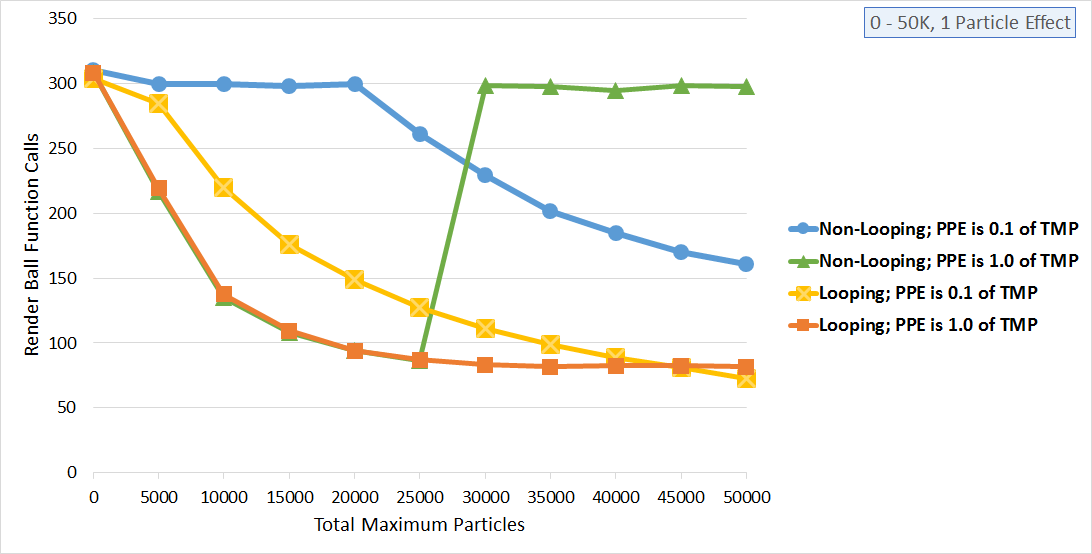
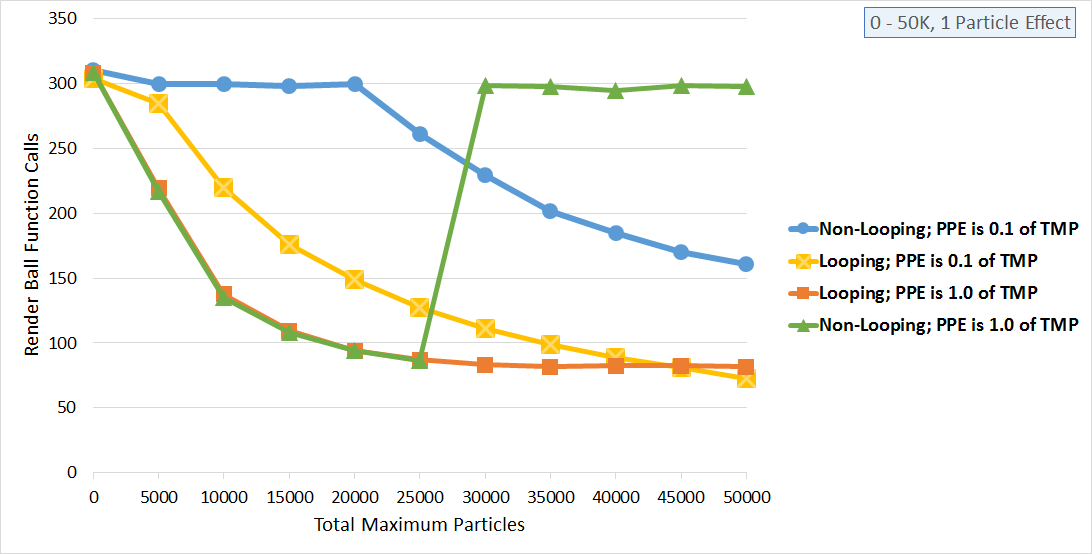
Layer changes from the first 1092×554 image to the second:
added layer "Layer 6" above "Layer 5" over [85, 65, 1079, 368]
